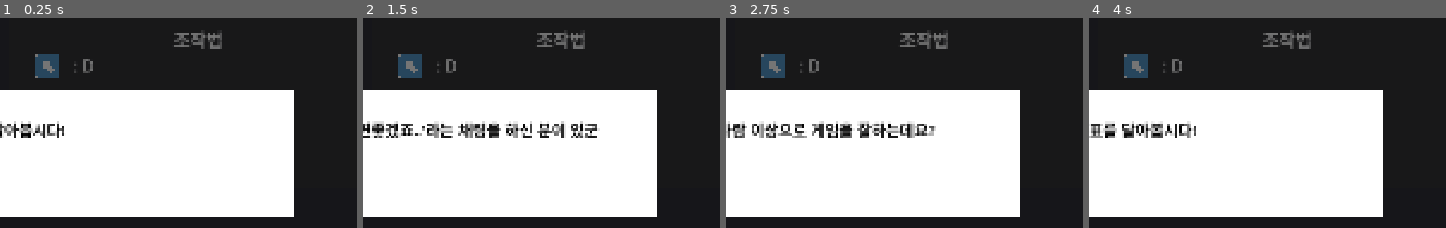
Above: before the commit, frames 1-4 (left to right).
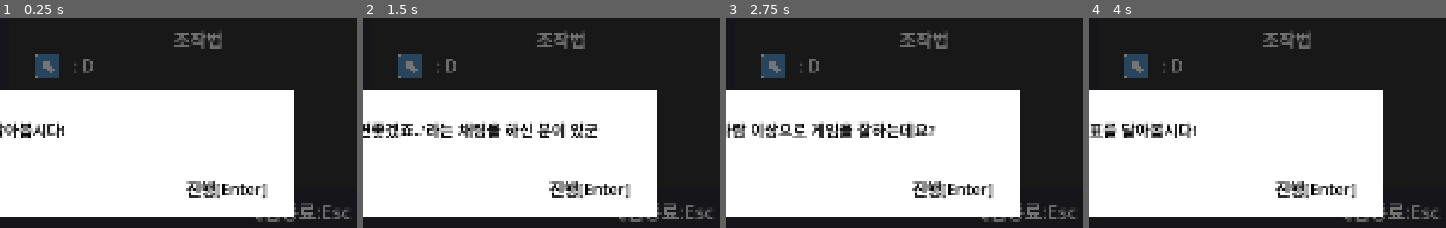
Above: after the commit, the same moments.

Repository: junu192857/Arrow-Game
Game: Godot game, scene res://Scenes/Ingame.tscn
Same seed, same stepped clock (60 frames per second), same inputs: the game is played once before the commit and once after it.
Inputs:
- Up to frame 1 (0.25 s): no input
- Up to frame 2 (1.5 s): tap Enter at 0.5, 1.35 s; hold D 0.53-1.28 s; tap J at 0.6 s; tap Space at 0.77, 1.25 s; hold S from 1.28 s (still down)
- Up to frame 3 (2.75 s): tap Space at 1.52 s; tap Enter at 2 s; release S at 2.03 s; hold D from 2.03 s (still down); tap Shift at 2.1 s
- Up to frame 4 (4 s): tap Space at 2.75, 3.02, 3.77 s; tap J at 2.85 s; tap Enter at 3.5, 3.6 s; release D at 3.53 s; hold A from 3.53 s (still down)
The pictures show only the part of the screen within x 50-100%, y 50-100%; the shares and areas given below are measured in that part.

The runs differ from the first frame. In frame 1, 1.7% of the frame differs, in the area x 52-98%, y 77-98%; in frame 2, 1.7%; in frame 3, 1.7%; in frame 4, 1.7%.

Commit message:
으악이건뭐야

Diff:
--- a/arrow-game/Scenes/Ingame.tscn
+++ b/arrow-game/Scenes/Ingame.tscn
@@ -77,6 +77,21 @@
 offset_right = 0.20800781
 offset_bottom = 0.10311127
 
+[node name="Label2" type="Label" parent="InformationPanel/InformationManager" unique_id=2124533788]
+layout_mode = 1
+anchors_preset = -1
+anchor_left = 0.81000006
+anchor_top = 0.684
+anchor_right = 0.966
+anchor_bottom = 0.896
+offset_left = -0.079956055
+offset_top = -0.009918213
+offset_right = 0.51208496
+offset_bottom = 0.1390686
+theme_override_colors/font_color = Color(0, 0, 0, 1)
+theme_override_font_sizes/font_size = 38
+text = "진행[Enter]"
+
 [node name="GamePanel" type="ColorRect" parent="." unique_id=1588071611]
 layout_mode = 1
 anchors_preset = 15
@@ -762,3 +777,19 @@
 [node name="BackgroundPlayer" type="AudioStreamPlayer" parent="." unique_id=619149612]
 
 [node name="SFXPlayer" type="AudioStreamPlayer" parent="." unique_id=1680853451]
+
+[node name="Label" type="Label" parent="." unique_id=1258186939]
+layout_mode = 1
+anchors_preset = -1
+anchor_left = 0.76600003
+anchor_top = 0.92800003
+anchor_right = 0.95800006
+anchor_bottom = 0.99100006
+offset_left = 0.27990723
+offset_top = -0.24005127
+offset_right = -0.36010742
+offset_bottom = -0.2800293
+theme_override_font_sizes/font_size = 46
+text = "게임종료:Esc"
+horizontal_alignment = 1
+vertical_alignment = 1
--- a/arrow-game/project.godot
+++ b/arrow-game/project.godot
@@ -23,6 +23,7 @@
 
 window/size/viewport_width=1920
 window/size/viewport_height=1080
+window/size/mode=4
 window/stretch/mode="canvas_items"
 window/stretch/aspect="expand"
 
Not shown, added: arrow-game/export_presets.cfg
Not shown, added: Builds/Arrow_game.console.exe
Not shown, added: Builds/Arrow_game.exe
Not shown, added: Builds/Arrow_game.pck
Not shown, added: arrow-game/Scenes/Ingame.tscn9093379274.tmp
Not shown, added: arrow-game/Scenes/Ingame.tscn9107184229.tmp
Not shown, added: arrow-game/Scenes/Ingame.tscn9113714614.tmp
